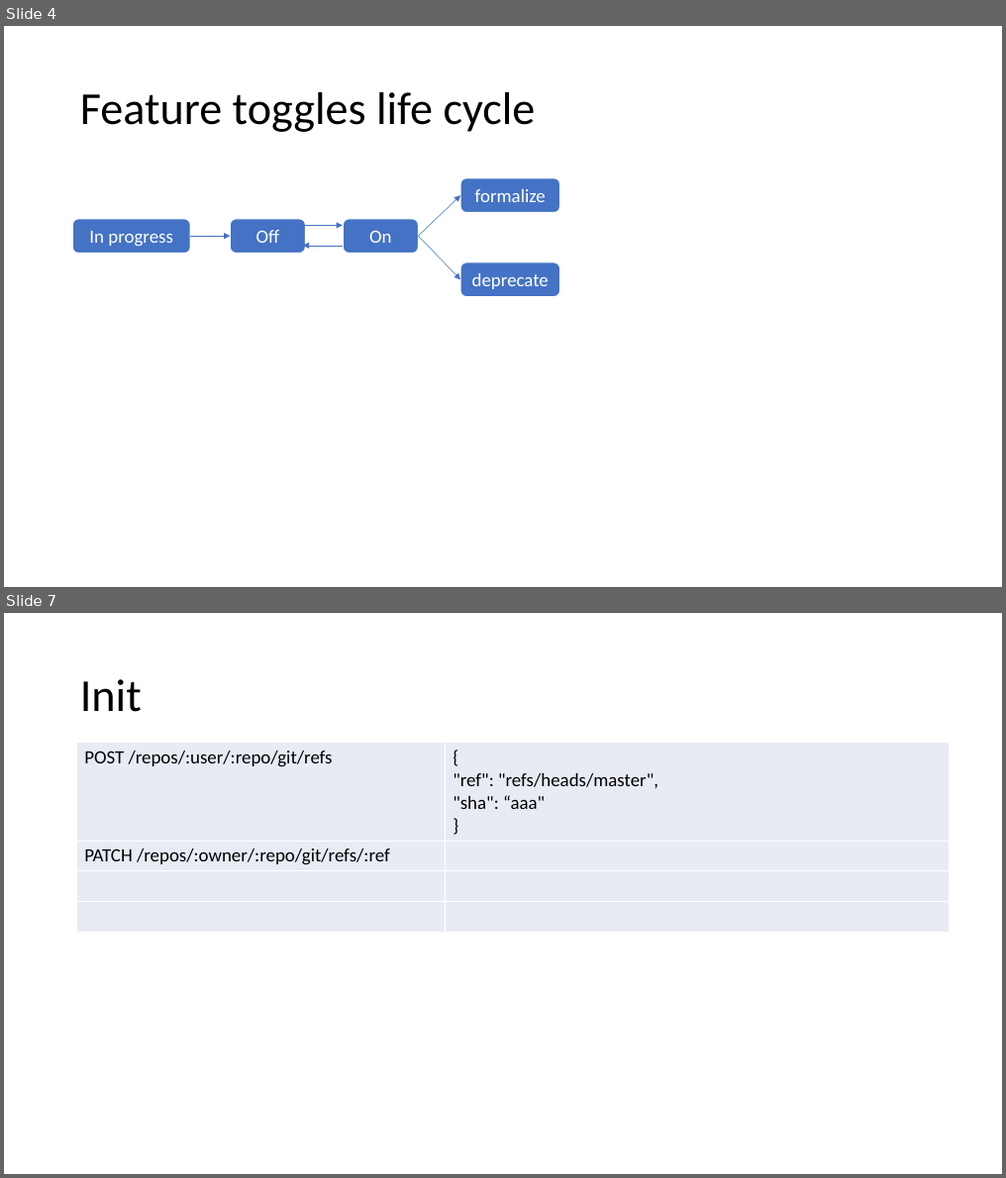
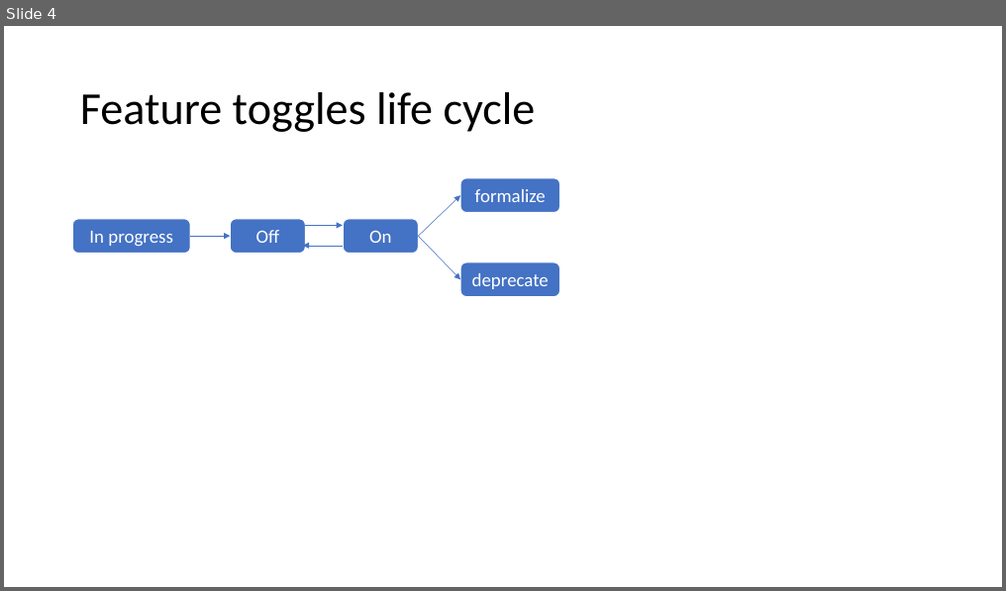
Before and after one commit to chaiyilin/featureToggling, a slide deck: featureToggles.pptx. Shown one above the other, each under a label of ours: slides 4 and 7 before the commit, slide 4 after it; the slides between them are not shown. The pictures are 1006x1178 and 1006x591 pixels, drawn with LibreOffice and Linux fonts; fonts in the diff are those of the drawing. Boxes give left, top, right and bottom in pixels: in the first picture for what was removed or moved away, otherwise in the second. Text is boxed around its words. In the diff, an @@ line names an element or a change of style, - is before the commit and + after.

```diff
--- a/featureToggles.pptx
+++ b/featureToggles.pptx
@@ slide 7 removed at (x1=4, y1=613, x2=1002, y2=1174), background #FFFFFF @@
@@ title removed at (x1=80, y1=679, x2=142, y2=712) @@
-Init
@@ table removed at (x1=77, y1=742, x2=949, y2=931), 4 rows, 2 columns @@
-POST /repos/:user/:repo/git/refs | { / "ref": "refs/heads/master", / "sha": “aaa" / }
-PATCH /repos/:owner/:repo/git/refs/:ref | 
- | 
- | 
```
Also in this commit, not shown: 3 slides changed, 14 slides added, 3 other slides removed.
